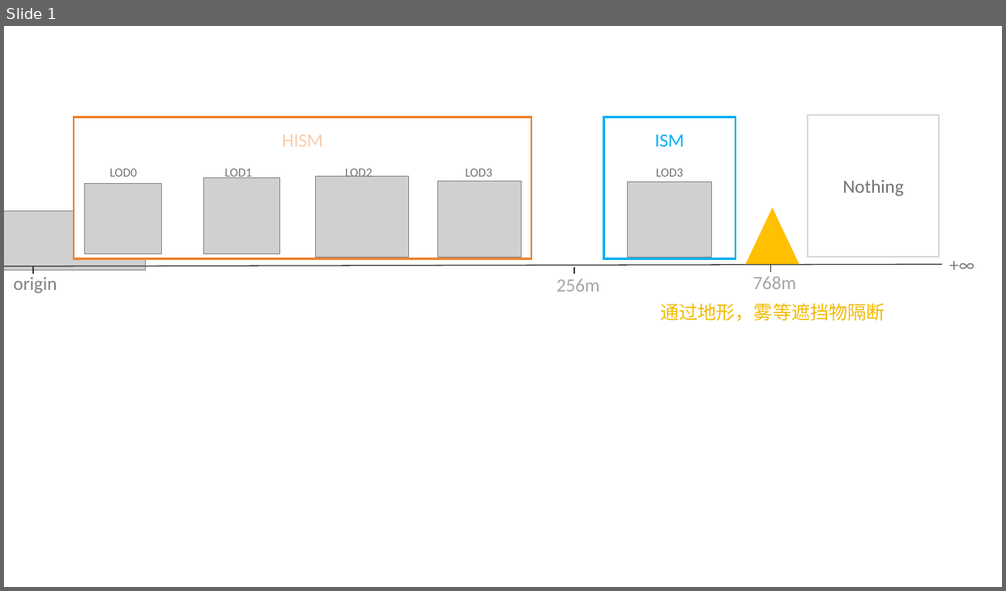
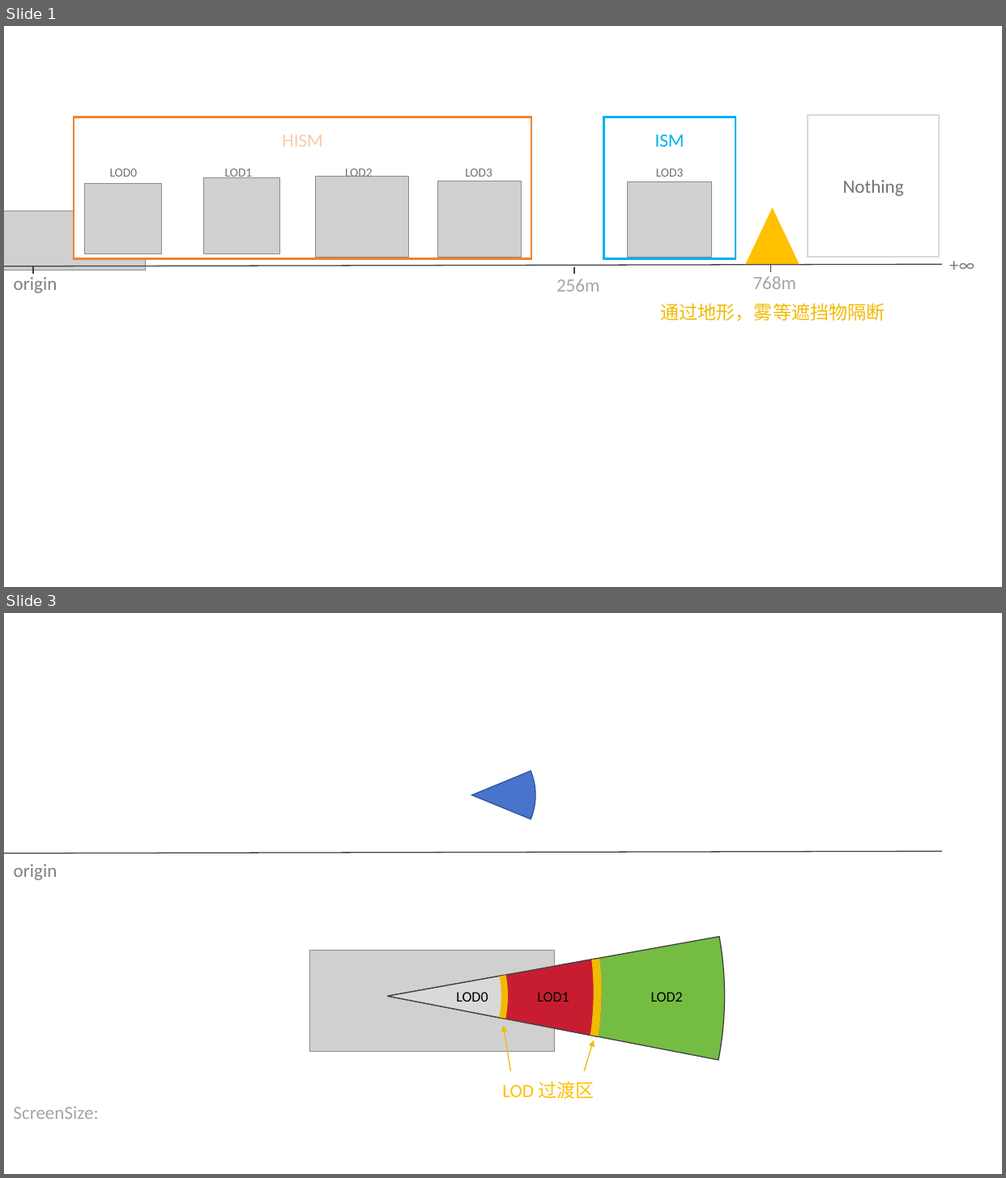
Before and after one commit to Italink/ModernGraphicsEngineGuide, a slide deck: Docs/04-UnrealEngine/Docs.pptx. Shown one above the other, each under a label of ours: slide 1 before the commit, slides 1 and 3 after it; the slides between them are not shown. The pictures are 1006x591 and 1006x1178 pixels, drawn with LibreOffice and Linux fonts; fonts in the diff are those of the drawing; grey boxes stand for pictures. Boxes give left, top, right and bottom in pixels: in the first picture for what was removed or moved away, otherwise in the second. Text is boxed around its words. In the diff, an @@ line names an element or a change of style, - is before the commit and + after.

```diff
--- a/Docs/04-UnrealEngine/Docs.pptx
+++ b/Docs/04-UnrealEngine/Docs.pptx
@@ slide 3 added at (4, 613, 1002, 1174), background #FFFFFF @@
@@ pie slice (boxed as its full ellipse) added at (4, 613, 863, 1174), fill #75BD42, outline #404040 1 pt @@
@@ arch (boxed as its full ring) added at (4, 613, 726, 1174), fill #F2BA02 @@
@@ pie slice (boxed as its full ellipse) added at (87, 695, 690, 1174), fill #C81D31, outline #404040 1 pt @@
@@ pie slice (boxed as its full ellipse) added at (382, 705, 562, 885), fill #4874CB, outline #2E54A1 1 pt @@
@@ pie slice (boxed as its full ellipse) added at (221, 830, 555, 1164), fill #D9D9D9, outline #404040 1 pt @@
@@ arch (boxed as its full ring) added at (226, 831, 556, 1161), fill #F2BA02 @@
@@ line added from (4, 854) to (942, 851), #404040 1 pt @@
@@ text added at (14, 864, 57, 880), 18 pt, text #808080 @@
+origin
@@ picture added at (310, 951, 554, 1052) @@
@@ text added at (456, 992, 488, 1002), 14 pt, text #000000 @@
+LOD0
@@ text added at (537, 992, 569, 1002), 14 pt, text #000000 @@
+LOD1
@@ text added at (651, 992, 683, 1002), 14 pt, text #000000 @@
+LOD2
@@ arrow added from (511, 1072) to (503, 1025), #F2BA02 1 pt @@
@@ arrow added from (584, 1072) to (594, 1041), #F2BA02 1 pt @@
@@ text added at (502, 1081, 594, 1099), 18 pt, text #FFC000 @@
+LOD 过渡区
@@ text added at (13, 1106, 98, 1119), 18 pt, text #A6A6A6 @@
+ScreenSize:
```
Also in this commit, not shown: 1 other slide added, 18 other files.
